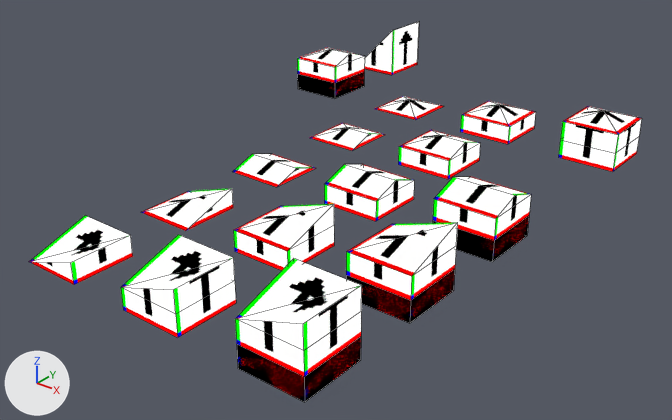
One commit to the Blender file !Modelling/Modelling.blend: the scene before it, then after it.
Rendered twice from a camera (50 mm lens) standing at (12.37, -15.17, 6.26) and looking at (3.54, -4.13, -0.58). Lighting does not change. The marker at lower left points along +X, +Y and +Z. The picture after the commit comes second. Mesh edges are drawn as thin lines.

In view in the first picture: 'ThirdCornerInnerFirstGeometry', 'ThirdCornerInnerSecondGeometry', 'ThirdCornerInnerThirdGeometry', 'ThirdCornerOuterFirstGeometry', 'ThirdCornerOuterSecondGeometry', 'ThirdCornerOuterThirdGeometry', 'ThirdPyramidSecondGeometry', 'ThirdPyramidThirdGeometry', 'ThirdRoofEndSecondGeometry', 'ThirdRoofEndThirdGeometry', 'ThirdRoofSecondGeometry', 'ThirdRoofThirdGeometry' and 4 more.
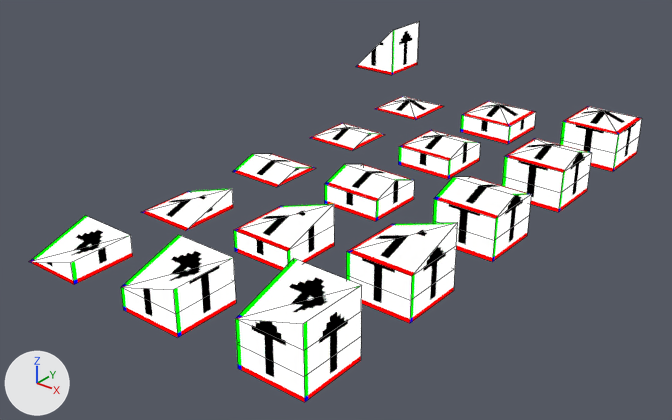
Commit message: Updated the modelling directory

Edits to the scene script, one JSON object a line:
```json
{"block": "me_halfslopebottomgeometry_004", "where": "me_halfslopebottomgeometry_004.from_pydata(...)  # 15 vertices, 15 faces; spans x 0.0..1.0, y 0.0..1.0, z 0.0..1.0"}
{"block": "me_halfslopebottomgeometry_004", "where": "# used by ob_thirdcornerinnerthirdgeometry; location = (6.0, -8.0, 0.0); rotation_euler = (1.571, 0.0, 0.0), in degrees (90, 0, 0)"}
{"block": "me_halfslopebottomgeometry_004", "change": "me_halfslopebottomgeometry_004 part 1: texture (UV) coordinates of 12 of 15 faces, centred in x 0.0..1.0, y 0.167..0.833, z 0.0..1.0, changed; they spanned u 0.0..1.0, v 0.33..1.0 and now span u 0.0..1.0, v 0.0..0.67"}
{"block": "me_halfslopebottomgeometry_005", "where": "me_halfslopebottomgeometry_005.from_pydata(...)  # 13 vertices, 13 faces; spans x 0.0..1.0, y 0.0..1.0, z 0.0..1.0"}
{"block": "me_halfslopebottomgeometry_005", "where": "# used by ob_thirdcornerouterthirdgeometry; location = (6.0, -6.0, 0.0); rotation_euler = (1.571, 0.0, 0.0), in degrees (90, 0, 0)"}
{"block": "me_halfslopebottomgeometry_005", "change": "me_halfslopebottomgeometry_005 part 2: texture (UV) coordinates of 10 of 13 faces, centred in x 0.0..1.0, y 0.167..0.778, z 0.0..1.0, changed; they spanned u 0.0..1.0, v 0.33..1.0 and now span u 0.0..1.0, v 0.0..0.67"}
{"block": "me_plane_007", "where": "me_plane_007.from_pydata(...)  # 14 vertices, 13 faces; spans x 0.0..1.0, y -1.0..0.0, z 0.0..0.833"}
{"block": "me_plane_007", "where": "# used by ob_thirdroofthirdgeometry; location = (6.0, -4.0, 0.0)"}
{"block": "me_plane_007", "change": "me_plane_007 part 3: texture (UV) coordinates of 10 of 13 faces, centred in x 0.0..1.0, y -1.0..0.0, z 0.167..0.722, changed; they spanned u 0.0..1.0, v 0.5..1.0 and now span u 0.0..1.0, v 0.17..0.67"}
{"block": "me_plane_008", "where": "me_plane_008.from_pydata(...)  # 14 vertices, 13 faces; spans x 0.0..1.0, y -1.0..0.0, z 0.0..0.833"}
{"block": "me_plane_008", "where": "# used by ob_thirdroofendthirdgeometry; location = (0.0, 0.0, 0.0)"}
{"block": "me_plane_008", "change": "me_plane_008 part 4: texture (UV) coordinates of 9 of 13 faces, centred in x 0.0..1.0, y -1.0..0.0, z 0.167..0.722, changed; they spanned u 0.0..1.0, v 0.5..1.0 and now span u 0.0..1.0, v 0.17..0.67"}
{"op": "set", "path": "ob_thirdroofendthirdgeometry.location", "old": "(0.0, 0.0, 0.0)", "new": "(6.0, -2.0, 0.0)"}
```

Location of each change, [x1, y1, x2, y2] in pixels of the pictures (672 x 420 px):
```json
{"object": "ThirdRoofEndThirdGeometry", "change": "surface changed, moved", "before": [297, 48, 365, 99], "after": [502, 138, 592, 212]}
{"part": 1, "of": "me_halfslopebottomgeometry_004", "change": "surface changed", "before": [236, 286, 362, 402], "after": [236, 286, 362, 402]}
{"part": 2, "of": "me_halfslopebottomgeometry_005", "change": "surface changed", "before": [346, 223, 458, 323], "after": [346, 223, 458, 323]}
{"part": 3, "of": "me_plane_007", "change": "surface changed", "before": [433, 194, 531, 262], "after": [433, 194, 531, 262]}
{"part": 4, "of": "me_plane_008", "change": "surface changed", "before": [297, 54, 365, 99], "after": [502, 152, 592, 212]}
```
